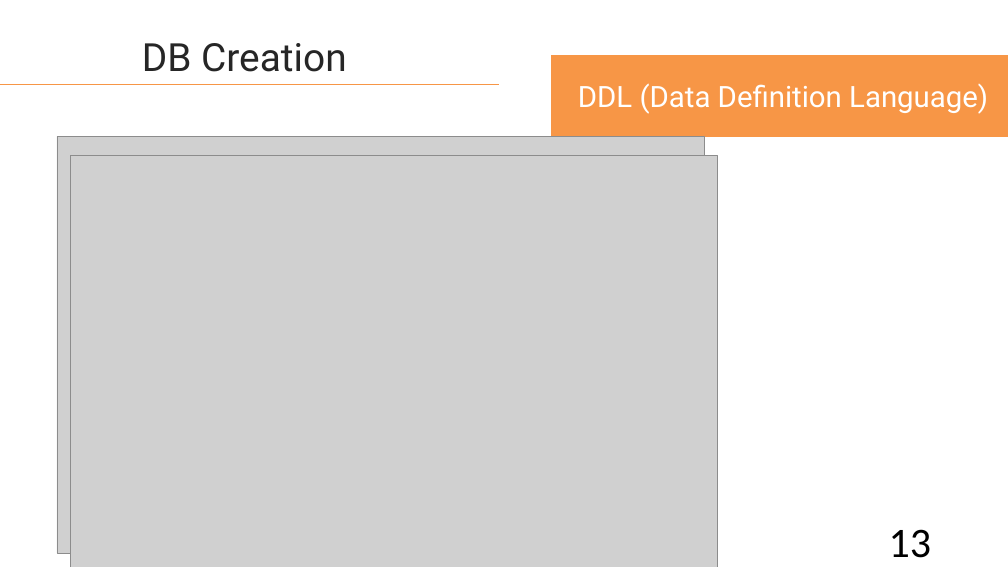
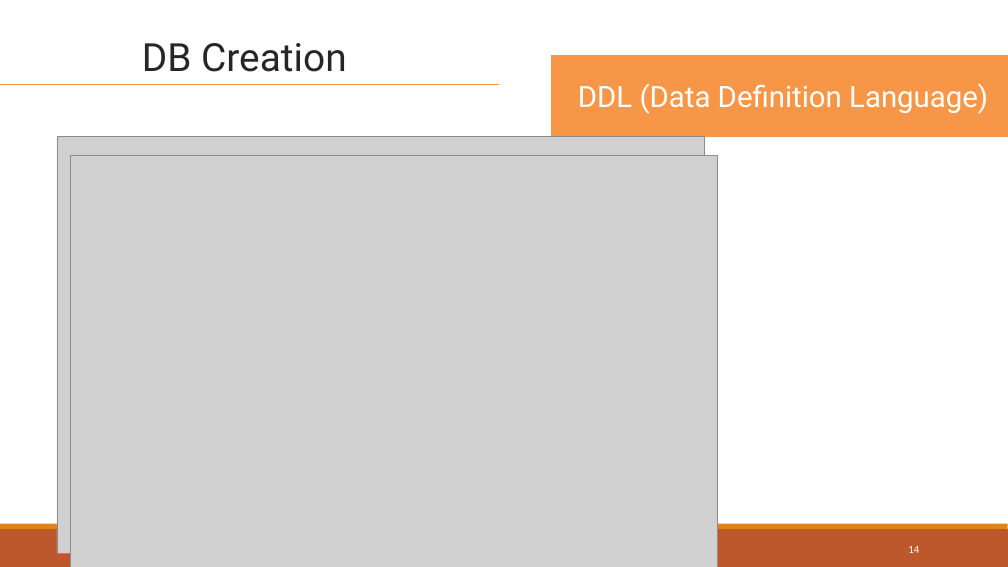
Before and after one commit to lahcenrahlaoui/Wingardium_Leviosaaaa, a slide deck: slide 14 of Presentation-projet-SQLite (1) - Copy.pptx (slide 13 before the commit). Drawn at 1008x567 pixels with LibreOffice and Linux fonts; fonts in the diff are those of the drawing; grey boxes stand for pictures. Boxes give left, top, right and bottom in pixels: in the first picture for what was removed or moved away, otherwise in the second. Text is boxed around its words. In the diff, an @@ line names an element or a change of style, - is before the commit and + after.

```diff
--- a/Presentation-projet-SQLite (1) - Copy.pptx
+++ b/Presentation-projet-SQLite (1) - Copy.pptx
@@ rectangle added at box(0, 529, 1008, 567), fill #BD582C @@
@@ rectangle added at box(0, 524, 1008, 529), fill #E48312 @@
@@ page number at box(908, 546, 919, 553): text changed; size 40 to 10.5 pt; text colour #000000 to #FFFFFF @@
-13
+14
```
Also in this commit, not shown: 47 other slides changed, 5 slides added, 7 slides removed.
